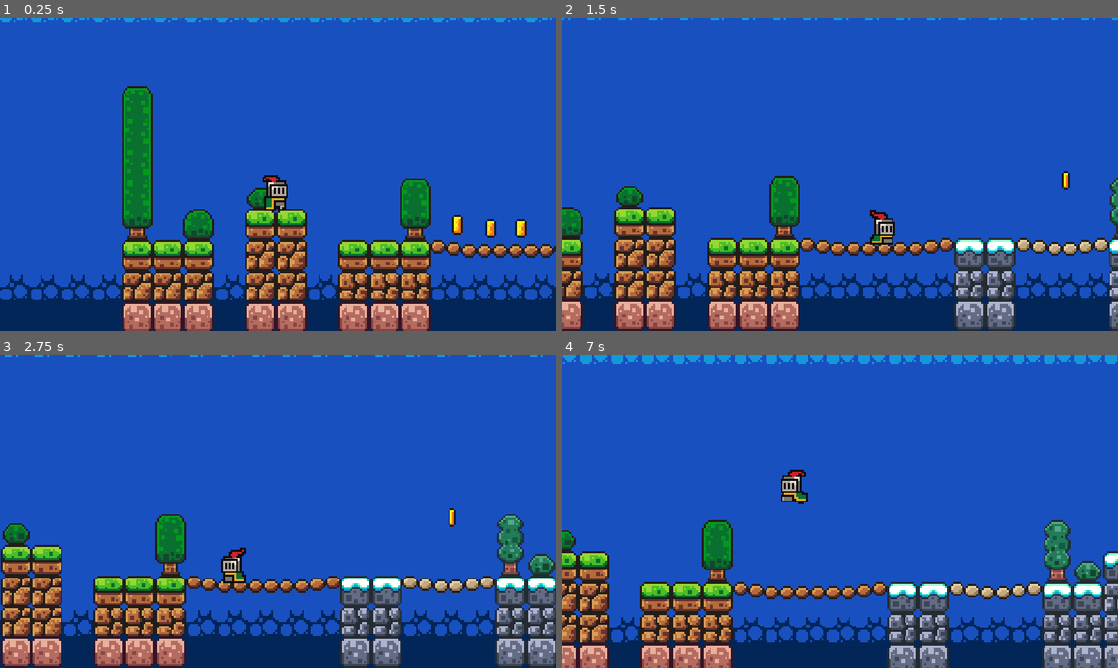
Above: before the commit, frames 1-4 (two rows, left to right).
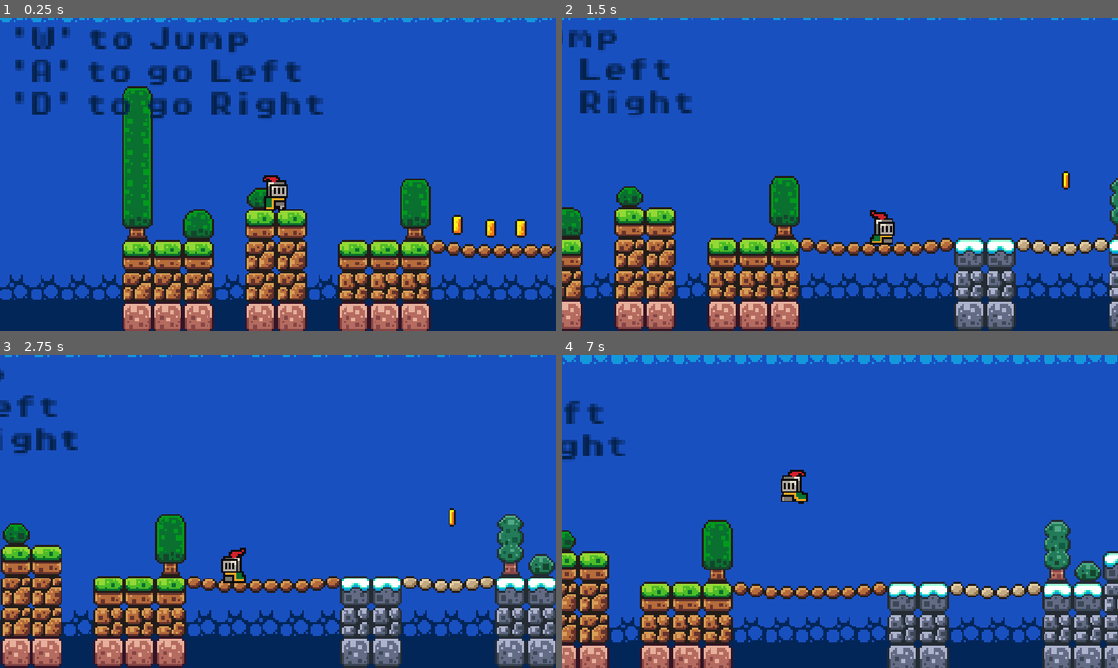
Above: after the commit, the same moments.

Repository: Aditya0058/Platformer
Game: Godot game, scene res://scenes/game.tscn
Two runs of this game, one before a commit and one after it. Both use one fixed random seed, a clock stepped at 60 frames per second and the inputs below.
Inputs (mouse positions are in pixels of both pictures, inside the frame that each line leads up to):
- Up to frame 1 (0.25 s): no input
- Up to frame 2 (1.5 s): tap Enter at 0.5 s; move the mouse to (962, 158) at 0.52 s; hold Right (move_right) from 0.53 s (still down); tap Alt at 0.6 s; click (962, 158) at 0.67 s; tap Space (jump) at 0.77 s; move the mouse to (728, 190) at 1.27 s; tap Shift at 1.35 s
- Up to frame 3 (2.75 s): tap Space (jump) at 1.52 s; move the mouse to (333, 442) at 2.02 s; release Right (move_right) at 2.03 s; hold Left (move_left) from 2.03 s (still down); tap Alt at 2.1 s
- Up to frame 4 (7 s): move the mouse to (812, 574) at 2.77 s; release Left (move_left) at 2.78 s; hold Right (move_right) 2.78-4.28 s; tap Shift at 2.85, 4.35, 5.85 s; click (812, 574) at 2.92 s; tap Space (jump) at 3.02, 3.77, 4.52, 6.02, 6.77 s; move the mouse to (1006, 558) at 3.52 s; tap Alt at 3.6, 5.1, 6.6 s; move the mouse to (673, 464) at 4.27 s; hold Left (move_left) 4.28-5.03 s; move the mouse to (867, 511) at 5.02 s; hold Right (move_right) 5.03-5.78 s; click (867, 511) at 5.17 s; move the mouse to (756, 433) at 5.77 s; hold Left (move_left) from 5.78 s (still down); move the mouse to (962, 495) at 6.52 s

The runs differ from the first frame. In frame 1, 4.6% of the frame differs, in the area x 2-59%, y 2-32%; in frame 2, 1.7%; in frame 3, 0.9%; in frame 4, 0.7%.

Commit message:
added label for control instructions in pixel font

Diff:
--- a/scenes/game.tscn
+++ b/scenes/game.tscn
@@ -6,6 +6,7 @@
 [ext_resource type="PackedScene" uid="uid://bqpk47h2u8j1a" path="res://scenes/coin.tscn" id="4_lbhrr"]
 [ext_resource type="PackedScene" uid="uid://dibf453kb0cwf" path="res://scenes/killzone.tscn" id="5_iywne"]
 [ext_resource type="PackedScene" uid="uid://bd73qj1b8m7nl" path="res://scenes/slime.tscn" id="6_p57ef"]
+[ext_resource type="FontFile" uid="uid://d100j448l7o2t" path="res://assets/fonts/PixelOperator8-Bold.ttf" id="7_u5sy4"]
 
 [sub_resource type="TileSetAtlasSource" id="TileSetAtlasSource_lnu2h"]
 texture = ExtResource("2_yqjtg")
@@ -356,3 +357,16 @@
 
 [node name="Slime" parent="." unique_id=1025712304 instance=ExtResource("6_p57ef")]
 position = Vector2(793, 3)
+
+[node name="Label" type="Label" parent="." unique_id=77992210]
+texture_filter = 1
+offset_left = -26.0
+offset_top = 32.0
+offset_right = 150.0
+offset_bottom = 86.0
+theme_override_colors/font_color = Color(0.019607844, 0.13333334, 0.3019608, 1)
+theme_override_fonts/font = ExtResource("7_u5sy4")
+theme_override_font_sizes/font_size = 13
+text = "'W' to Jump
+'A' to go Left
+'D' to go Right"
